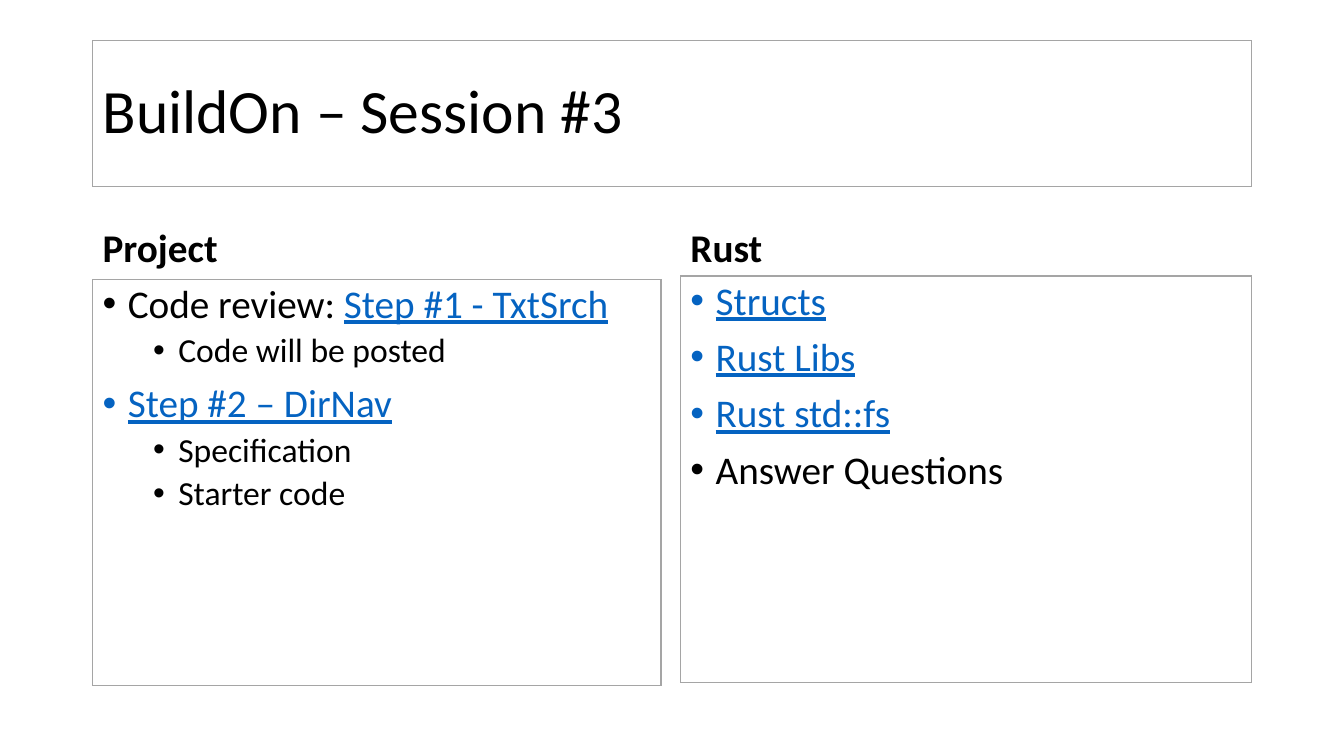
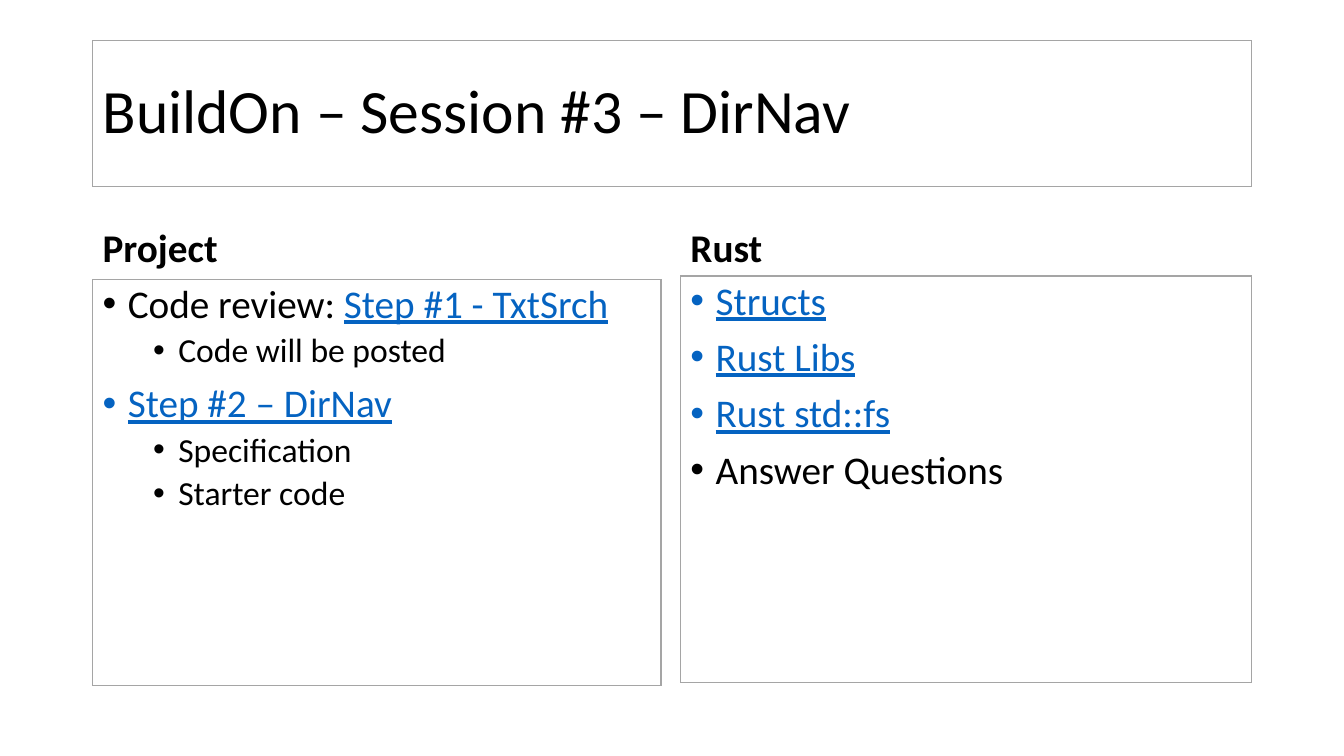
Before and after one commit to JimFawcett/JimFawcett.github.io, a slide deck: slide 8 of Resources/Build-On.pptx. Drawn at 1344x756 pixels with LibreOffice and Linux fonts; fonts in the diff are those of the drawing. Boxes give left, top, right and bottom in pixels: in the first picture for what was removed or moved away, otherwise in the second. Text is boxed around its words. In the diff, an @@ line names an element or a change of style, - is before the commit and + after.

```diff
--- a/Resources/Build-On.pptx
+++ b/Resources/Build-On.pptx
@@ title at [103,90,850,134]: text changed @@
-BuildOn – Session #3
+BuildOn – Session #3 – DirNav
```
Also in this commit, not shown: 1 other slide changed, 1 other file.
